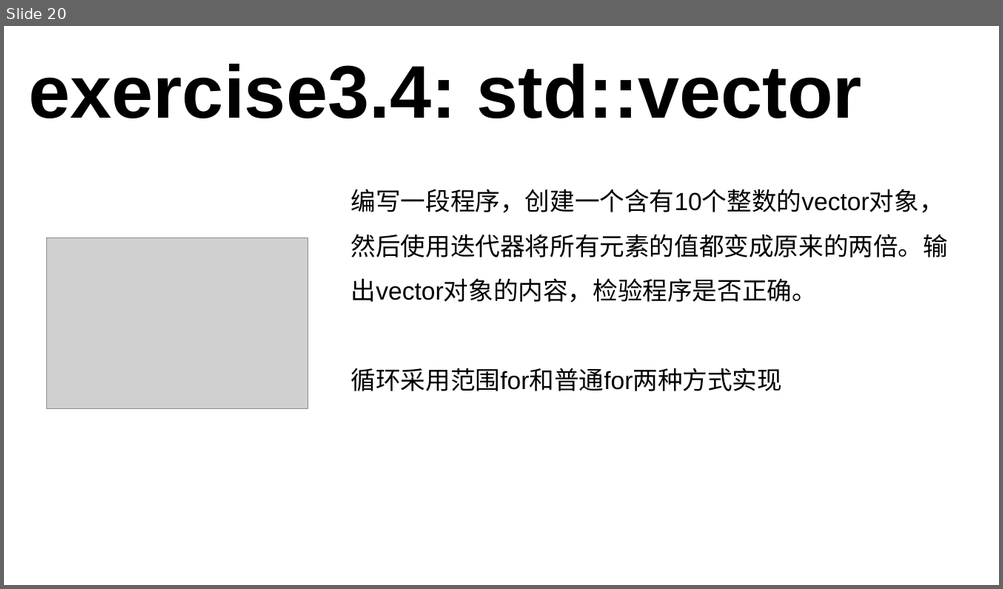
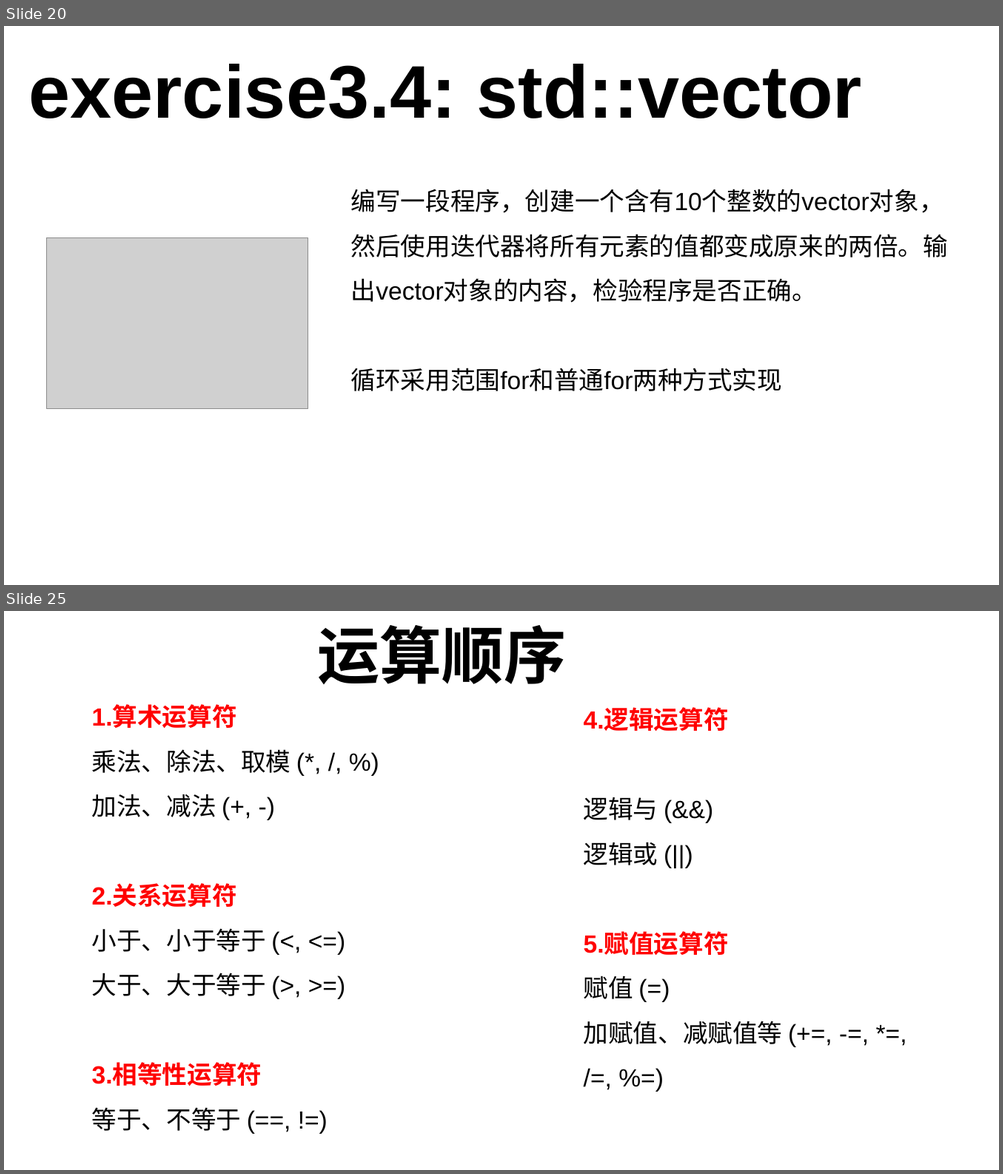
Before and after one commit to 3417725275/CPP_Study, a slide deck: C++课件.pptx. Shown one above the other, each under a label of ours: slide 20 before the commit, slides 20 and 25 after it; the slides between them are not shown. The pictures are 1003x589 and 1003x1174 pixels, drawn with LibreOffice and Linux fonts; fonts in the diff are those of the drawing; grey boxes stand for pictures. Boxes give left, top, right and bottom in pixels: in the first picture for what was removed or moved away, otherwise in the second. Text is boxed around its words. In the diff, an @@ line names an element or a change of style, - is before the commit and + after.

```diff
--- a/C++课件.pptx
+++ b/C++课件.pptx
@@ slide 25 added at (x1=4, y1=611, x2=999, y2=1170), background #FFFFFF @@
@@ text added at (x1=317, y1=625, x2=566, y2=684), 60 pt, text #000000, bold @@
+运算顺序
@@ text added at (x1=92, y1=706, x2=291, y2=1131), 24 pt, text #000000 @@
+1.算术运算符
+乘法、除法、取模 (*, /, %)
+加法、减法 (+, -)
+2.关系运算符
+小于、小于等于 (<, <=)
+大于、大于等于 (>, >=)
+3.相等性运算符
+等于、不等于 (==, !=)
@@ text added at (x1=583, y1=709, x2=782, y2=1045), 24 pt, text #000000 @@
+4.逻辑运算符
+逻辑与 (&&)
+逻辑或 (||)
+5.赋值运算符
+赋值 (=)
+加赋值、减赋值等 (+=, -=, *=, /=, %=)
```
Also in this commit, not shown: 3 slides changed, 8 other slides added, 1 slide removed, 1 other file.
